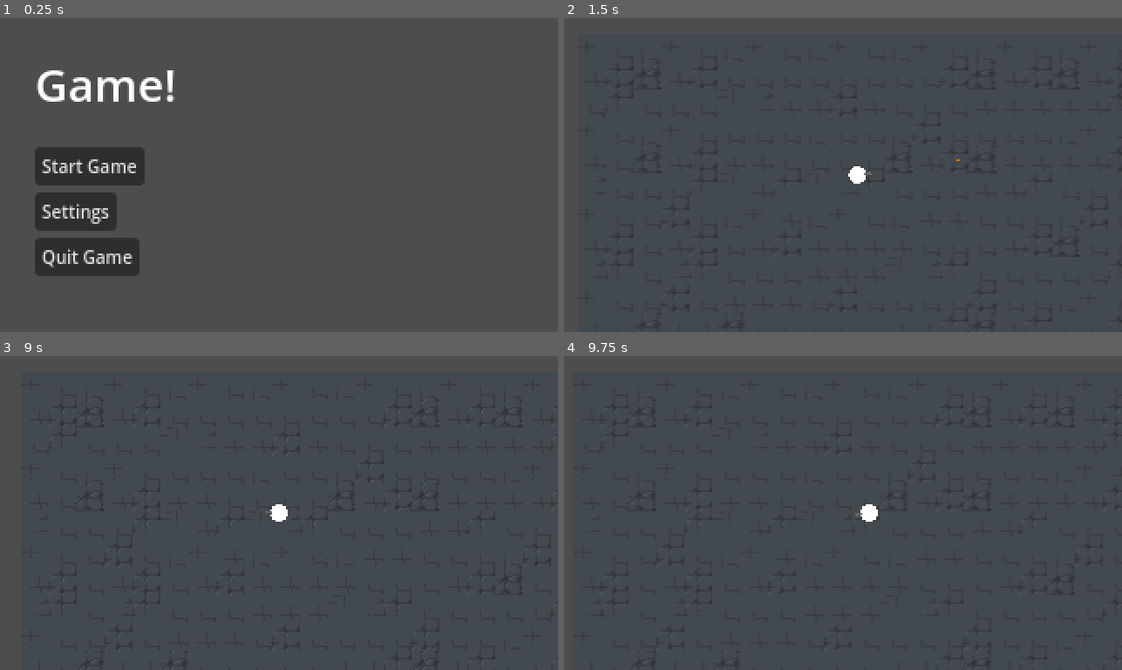
Above: before the commit, frames 1-4 (two rows, left to right).
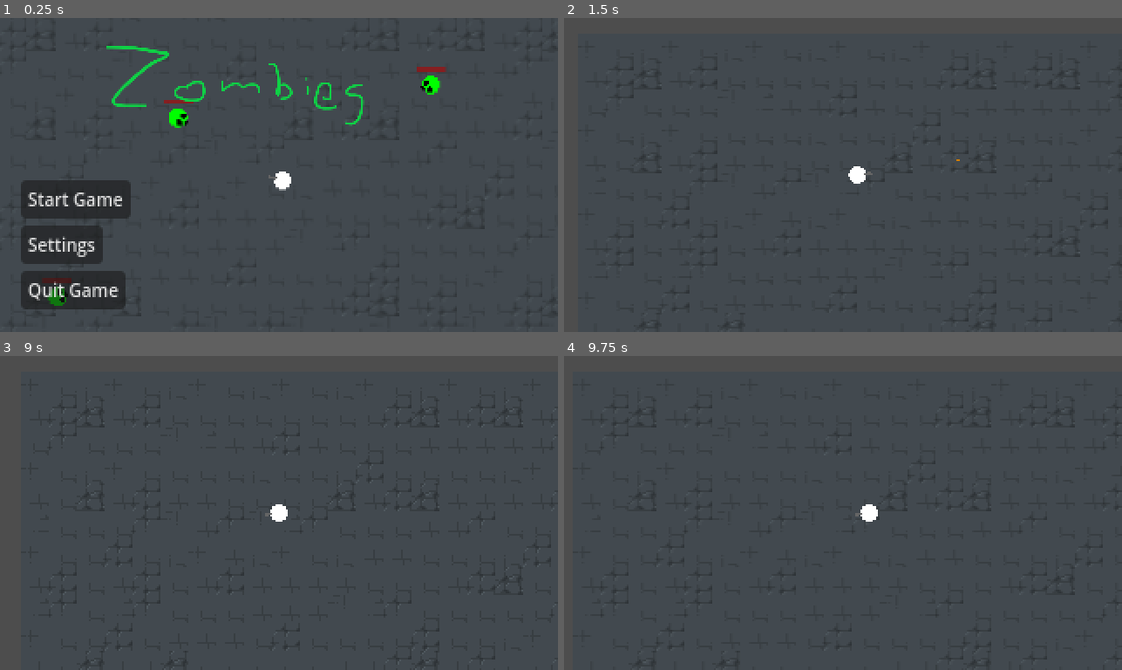
Above: after the commit, the same moments.

Repository: Spookyinator/TroglodyteCSGame
Game: Godot game, scene res://Screens/menu.tscn
Same seed, same stepped clock (60 frames per second), same inputs: the game is played once before the commit and once after it. The project has no main scene, so this scene is started directly.
Inputs (mouse positions are in pixels of both pictures, inside the frame that each line leads up to):
- Up to frame 1 (0.25 s): no input
- Up to frame 2 (1.5 s): click "Start Game" at 0.5 s; tap Enter at 1.25 s; move the mouse to (965, 159) at 1.27 s; hold D (Right) from 1.28 s (still down); click (965, 159) at 1.35 s
- Up to frame 3 (9 s): move the mouse to (167, 528) at 2.02 s; release D (Right) at 2.03 s; hold S (Down) 2.03-2.78 s; tap Shift (slide) every 1.5 s from 2.1 to 6.6 s; move the mouse to (334, 443) at 2.77 s; hold D (Right) 2.78-3.53 s; click (334, 443) at 2.85 s; move the mouse to (251, 575) at 3.52 s; hold W (Up) 3.53-4.28 s; move the mouse to (446, 560) at 4.27 s; hold A (Left) 4.28-5.78 s; click (446, 560) at 4.35 s; move the mouse to (111, 465) at 5.02 s; move the mouse to (306, 513) at 5.77 s; hold S (Down) 5.78-6.53 s; click (306, 513) at 5.85 s; move the mouse to (195, 434) at 6.52 s; hold D (Right) 6.53-7.28 s; move the mouse to (401, 497) at 7.27 s; hold W (Up) 7.28-8 s; click (401, 497) at 7.35 s; click "Return to Menu" at 8 s; click "Start Game" at 8.75 s
- Up to frame 4 (9.75 s): tap Space at 9.5 s; move the mouse to (731, 528) at 9.52 s; hold D (Right) from 9.53 s (still down); tap Shift (slide) at 9.6 s

The runs differ from the first frame. In frame 1, 11% of the frame differs, in the area x 1-100%, y 3-99%; in frame 2, nothing differs; in frame 3, less than 0.1%; in frame 4, nothing differs.

Commit message:
added a menu screen
meow

Diff:
--- a/CSPGame/Screens/menu.tscn
+++ b/CSPGame/Screens/menu.tscn
@@ -1,6 +1,7 @@
-[gd_scene load_steps=2 format=3 uid="uid://cvltsvrwi5ime"]
+[gd_scene load_steps=3 format=3 uid="uid://cvltsvrwi5ime"]
 
 [ext_resource type="Script" path="res://Screens/menu.gd" id="1_4pubj"]
+[ext_resource type="Texture2D" uid="uid://c02ii8vma5f7e" path="res://Assets/menuscreen.png" id="2_wrevk"]
 
 [node name="menu" type="Control"]
 layout_mode = 3
@@ -16,6 +17,10 @@
 anchors_preset = 15
 anchor_right = 1.0
 anchor_bottom = 1.0
+offset_left = -8.0
+offset_top = 59.0
+offset_right = -8.0
+offset_bottom = 59.0
 grow_horizontal = 2
 grow_vertical = 2
 theme_override_constants/margin_left = 20
@@ -23,11 +28,6 @@
 
 [node name="VBoxContainer" type="VBoxContainer" parent="MarginContainer"]
 layout_mode = 2
-
-[node name="Title" type="Label" parent="MarginContainer/VBoxContainer"]
-layout_mode = 2
-theme_override_font_sizes/font_size = 26
-text = "Game!"
 
 [node name="MarginContainer" type="MarginContainer" parent="MarginContainer/VBoxContainer"]
 layout_mode = 2
@@ -52,6 +52,12 @@
 text = "Quit Game
 "
 
+[node name="Menuscreen" type="Sprite2D" parent="."]
+z_index = -1
+position = Vector2(160, 92)
+scale = Vector2(0.256735, 0.263869)
+texture = ExtResource("2_wrevk")
+
 [connection signal="pressed" from="MarginContainer/VBoxContainer/Start" to="." method="_on_start_pressed"]
 [connection signal="pressed" from="MarginContainer/VBoxContainer/Settings" to="." method="_on_settings_pressed"]
 [connection signal="pressed" from="MarginContainer/VBoxContainer/Quit" to="." method="_on_quit_pressed"]
Binary file added: CSPGame/Assets/menuscreen.png
Not shown, added: CSPGame/Assets/menuscreen.png.import
